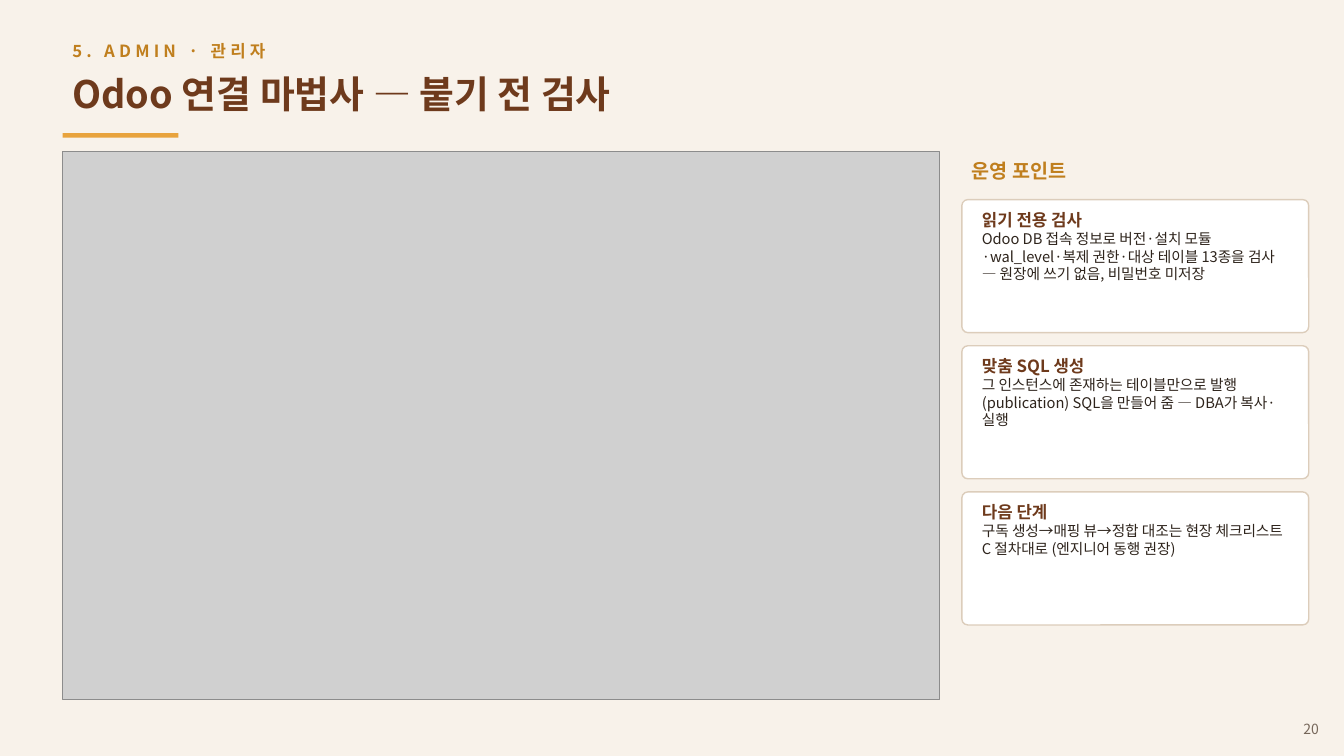
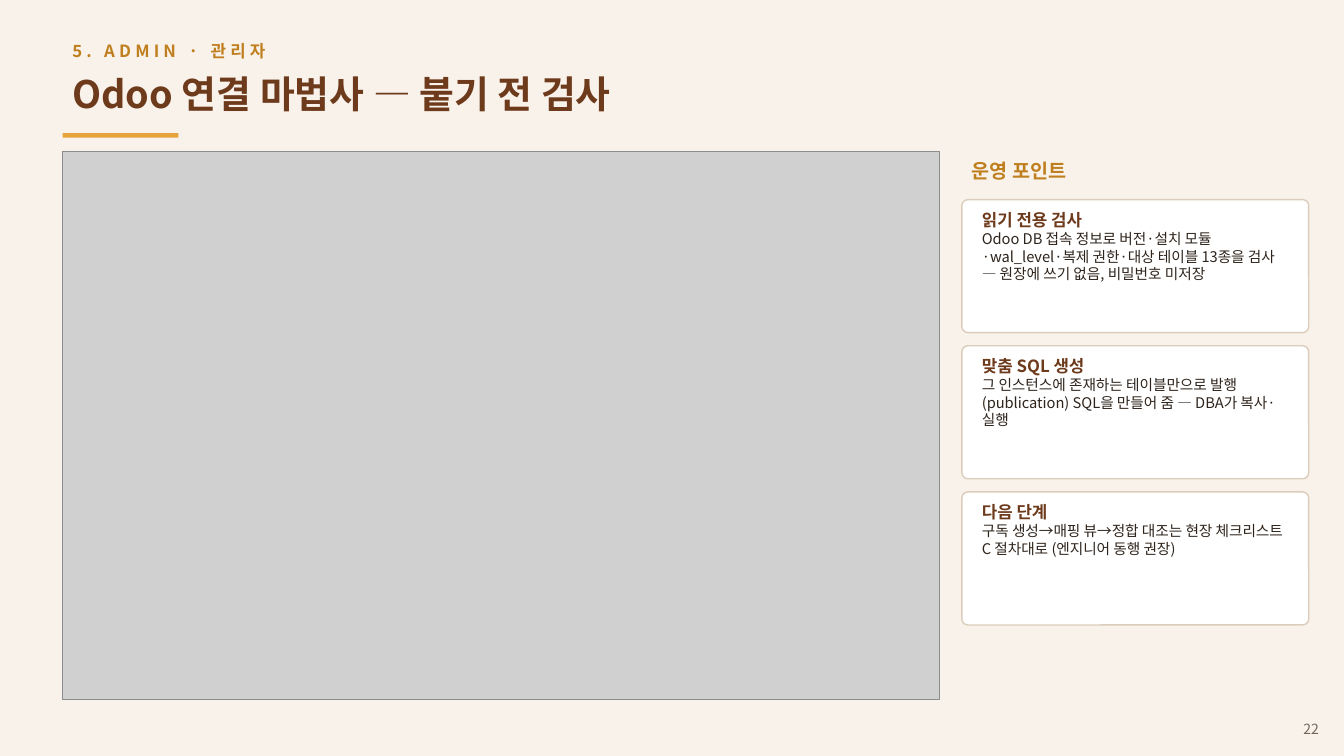
Before and after one commit to asclhg-web/thirdbrain-web, a slide deck: slide 22 of docs/presentations/AX_Operations_Manual_v2.pptx (slide 20 before the commit). Drawn at 1344x756 pixels with LibreOffice and Linux fonts; fonts in the diff are those of the drawing; grey boxes stand for pictures. Boxes give left, top, right and bottom in pixels: in the first picture for what was removed or moved away, otherwise in the second. Text is boxed around its words. In the diff, an @@ line names an element or a change of style, - is before the commit and + after.

```diff
--- a/docs/presentations/AX_Operations_Manual_v2.pptx
+++ b/docs/presentations/AX_Operations_Manual_v2.pptx
@@ text at [1303,723,1319,734]: text changed @@
-20
+22
```
Also in this commit, not shown: 9 other slides changed, 3 slides added, 1 other file.
